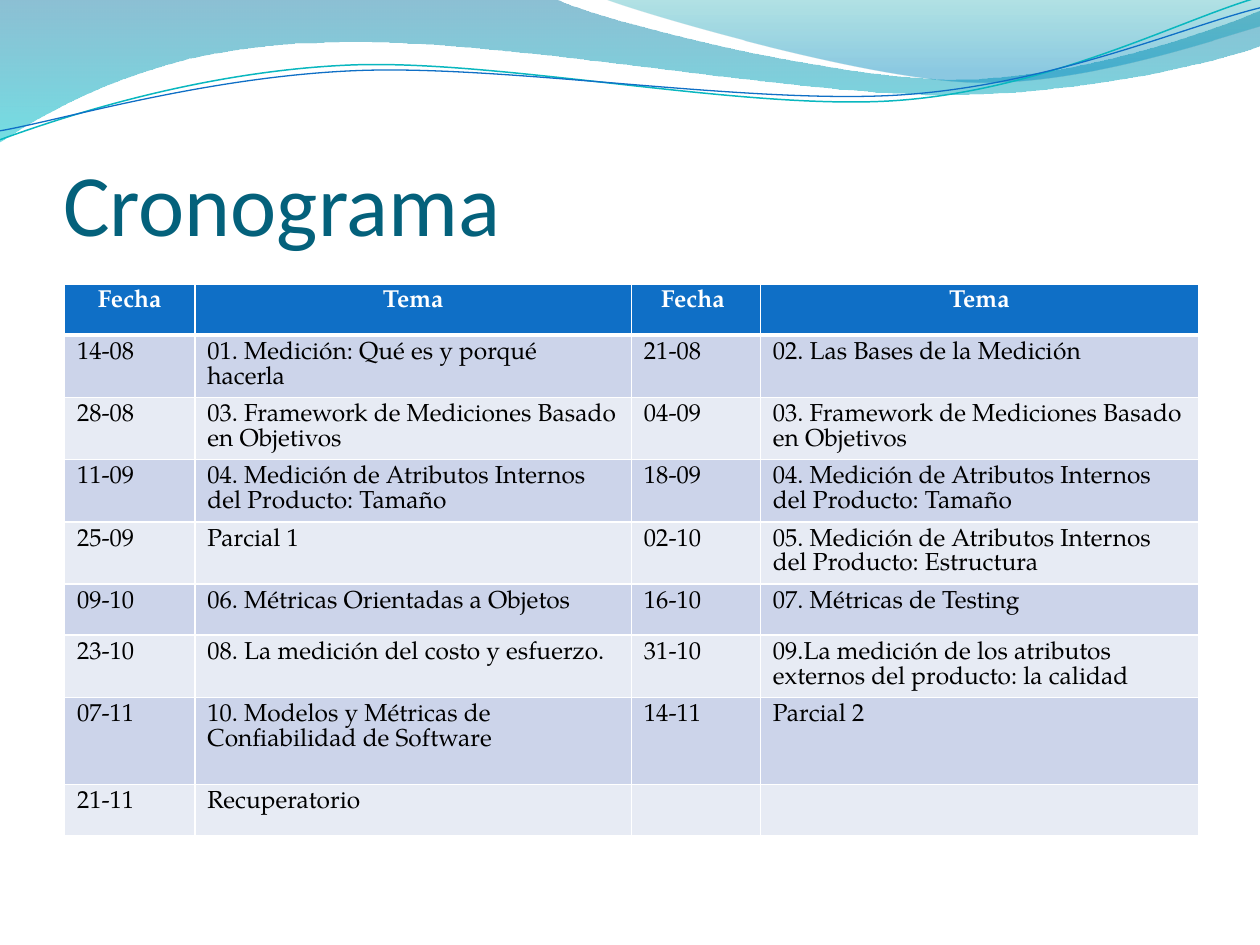
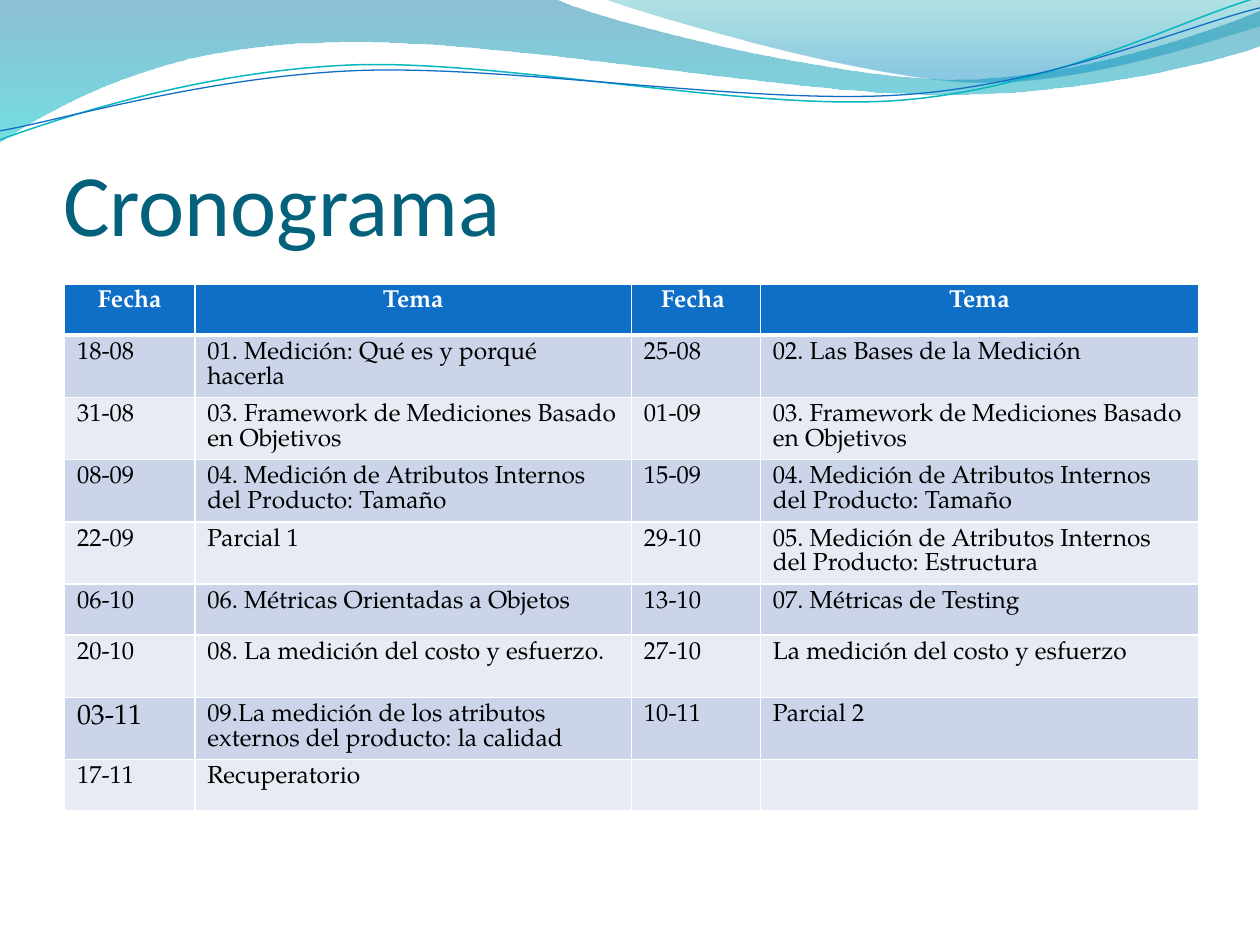
Before and after one commit to giopetterin/UADER---Metricas-de-Software, a slide deck: slide 10 of Presentaciones/00. Introduccion.pptx. Drawn at 1260x945 pixels with LibreOffice and Linux fonts; fonts in the diff are those of the drawing; background and template pictures are left out. Boxes give left, top, right and bottom in pixels: in the first picture for what was removed or moved away, otherwise in the second. Text is boxed around its words. In the diff, an @@ line names an element or a change of style, - is before the commit and + after.

Commit message:
Modificacion de fechas para el 2016

```diff
--- a/Presentaciones/00. Introduccion.pptx
+++ b/Presentaciones/00. Introduccion.pptx
@@ table at (64, 284, 1198, 845) @@
-row 2, column 1: 14-08
+row 2, column 1: 18-08
-row 2, column 3: 21-08
+row 2, column 3: 25-08
-row 3, column 1: 28-08
+row 3, column 1: 31-08
-row 3, column 3: 04-09
+row 3, column 3: 01-09
-row 4, column 1: 11-09
+row 4, column 1: 08-09
-row 4, column 3: 18-09
+row 4, column 3: 15-09
-row 5, column 1: 25-09
+row 5, column 1: 22-09
-row 5, column 3: 02-10
+row 5, column 3: 29-10
-row 6, column 1: 09-10
+row 6, column 1: 06-10
-row 6, column 3: 16-10
+row 6, column 3: 13-10
-row 7: 23-10 | 08. La medición del costo y esfuerzo. | 31-10 | 09.La medición de los atributos externos del producto: la calidad
+row 7: 20-10 | 08. La medición del costo y esfuerzo. | 27-10 | La medición del costo y esfuerzo
-row 8: 07-11 | 10. Modelos y Métricas de Confiabilidad de Software | 14-11 | Parcial 2
+row 8: 03-11 | 09.La medición de los atributos externos del producto: la calidad | 10-11 | Parcial 2
-row 9, column 1: 21-11
+row 9, column 1: 17-11
```
